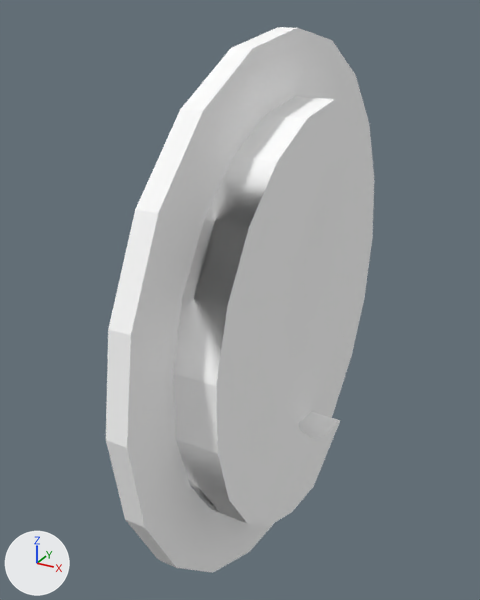
An edit to the glTF model games/yorimichi/assets/belmonte/meshes/SM_BM_HV_Emblem_Moon.glb, drawn before and after from the same camera.
Both versions are drawn from a 50 mm camera at (0.432, -0.893, 0.444) aimed at (-0.038, -0.037, 0.017). Arrows for +X, +Y and +Z are at lower left; the lights stay in place. The older version comes first. Vertices at exactly the same position are counted once.

Objects in the first picture: 'SM_BM_HV_Emblem_Moon'.
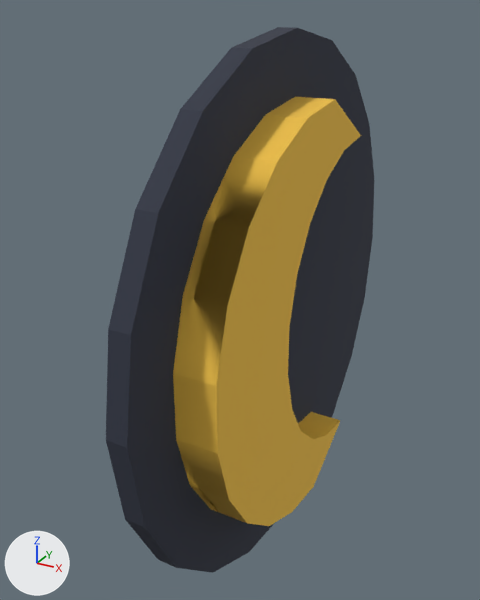
What differs and where, as boxes (x1, y1, x2, y2) in the pictures (480 x 600 px):
part 1 of me_sm_hv_emblem_moon, recoloured (white to yellow)
    both: (173, 97, 361, 526)
part 2 of me_sm_hv_emblem_moon, recoloured (white to dark blue)
    both: (106, 27, 374, 573)

The change, as a diff of the scene's bpy script:
```diff
--- a/games/yorimichi/assets/belmonte/meshes/SM_BM_HV_Emblem_Moon.glb.py
+++ b/games/yorimichi/assets/belmonte/meshes/SM_BM_HV_Emblem_Moon.glb.py
@@ me_sm_hv_emblem_moon @@
 me_sm_hv_emblem_moon.from_pydata(...)  # 112 vertices, 256 faces; spans x 0.0..0.09, y -0.42..0.42, z -0.42..0.42
 # used by ob_sm_bm_hv_emblem_moon; location = (0.0, 0.0, 0.0)
+# me_sm_hv_emblem_moon part 1: 176 faces centred in x 0.0..0.09, y -0.327..0.097, z -0.326..0.326 are repainted in the vertex colours; the middle colour goes from white #ffffff to yellow #f2c247
+# me_sm_hv_emblem_moon part 2: 80 faces centred in x 0.0..0.03, y -0.413..0.413, z -0.413..0.413 are repainted in the vertex colours; the middle colour goes from white #ffffff to dark blue #2e3342
 me_sm_hv_emblem_moon.materials.append(mat_bm_000_material_0_002)
```
